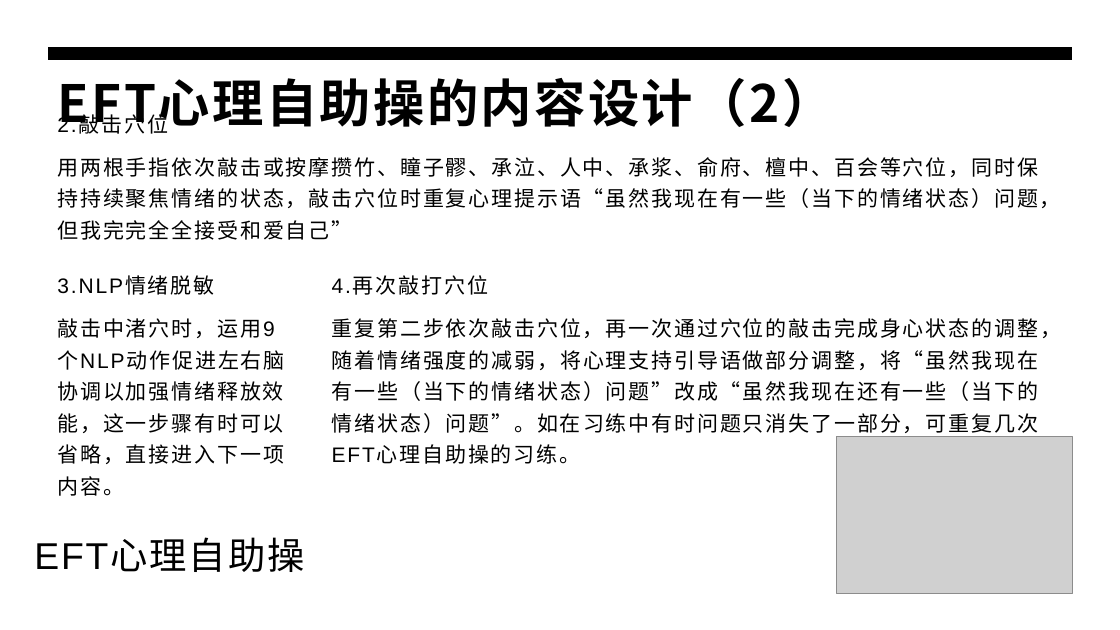
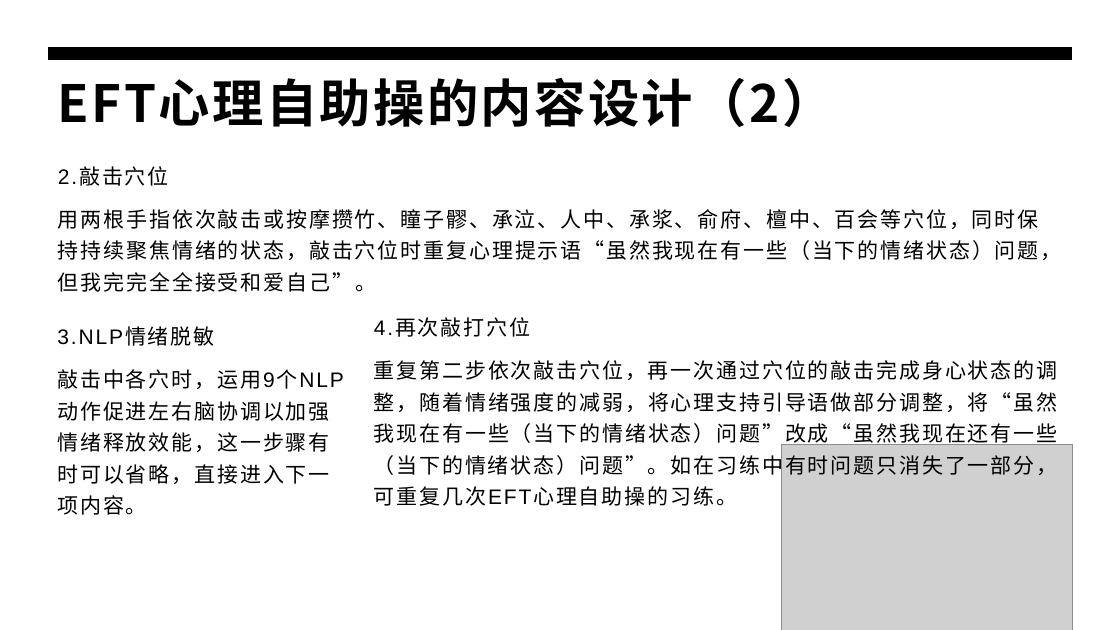
Before and after one commit to panxibei/writing, a slide deck: slide 10 of 44_心理学/28_浥尘伙伴社团原创：音乐治疗/PPT/浥尘伙伴社团原创：情绪释放疗法（EFT）心理训练.pptx (slide 9 before the commit). Drawn at 1120x630 pixels with LibreOffice and Linux fonts; fonts in the diff are those of the drawing; grey boxes stand for pictures. Boxes give left, top, right and bottom in pixels: in the first picture for what was removed or moved away, otherwise in the second. Text is boxed around its words. In the diff, an @@ line names an element or a change of style, - is before the commit and + after.

```diff
--- a/44_心理学/28_浥尘伙伴社团原创：音乐治疗/PPT/浥尘伙伴社团原创：情绪释放疗法（EFT）心理训练.pptx
+++ b/44_心理学/28_浥尘伙伴社团原创：音乐治疗/PPT/浥尘伙伴社团原创：情绪释放疗法（EFT）心理训练.pptx
@@ text "2.敲击穴位": place and size @@
-text "2.敲击穴位" at bbox=[57, 115, 1061, 240]
+text "2.敲击穴位" at bbox=[58, 167, 1062, 292]
@@ text at bbox=[58, 209, 1062, 292]: text changed @@
-用两根手指依次敲击或按摩攒竹、瞳子髎、承泣、人中、承浆、俞府、檀中、百会等穴位，同时保持持续聚焦情绪的状态，敲击穴位时重复心理提示语“虽然我现在有一些（当下的情绪状态）问题，但我完完全全接受和爱自己”
+用两根手指依次敲击或按摩攒竹、瞳子髎、承泣、人中、承浆、俞府、檀中、百会等穴位，同时保持持续聚焦情绪的状态，敲击穴位时重复心理提示语“虽然我现在有一些（当下的情绪状态）问题，但我完完全全接受和爱自己”。
@@ text "4.再次敲打穴位" rewrapped from bbox=[332, 277, 1061, 433] to bbox=[374, 319, 1058, 506] @@
@@ text "3.NLP情绪脱敏": place and size @@
-text "3.NLP情绪脱敏" at bbox=[57, 277, 284, 496]
+text "3.NLP情绪脱敏" at bbox=[57, 328, 344, 515]
@@ text at bbox=[57, 369, 344, 515]: text changed @@
-敲击中渚穴时，运用9个NLP动作促进左右脑协调以加强情绪释放效能，这一步骤有时可以省略，直接进入下一项内容。
+敲击中各穴时，运用9个NLP动作促进左右脑协调以加强情绪释放效能，这一步骤有时可以省略，直接进入下一项内容。
@@ picture: place and size @@
-picture at bbox=[837, 437, 1072, 594]
+picture at bbox=[781, 444, 1072, 630]
@@ text removed at bbox=[34, 540, 304, 572] @@
-EFT心理自助操
```
Also in this commit, not shown: 8 other slides changed, 2 slides added.
